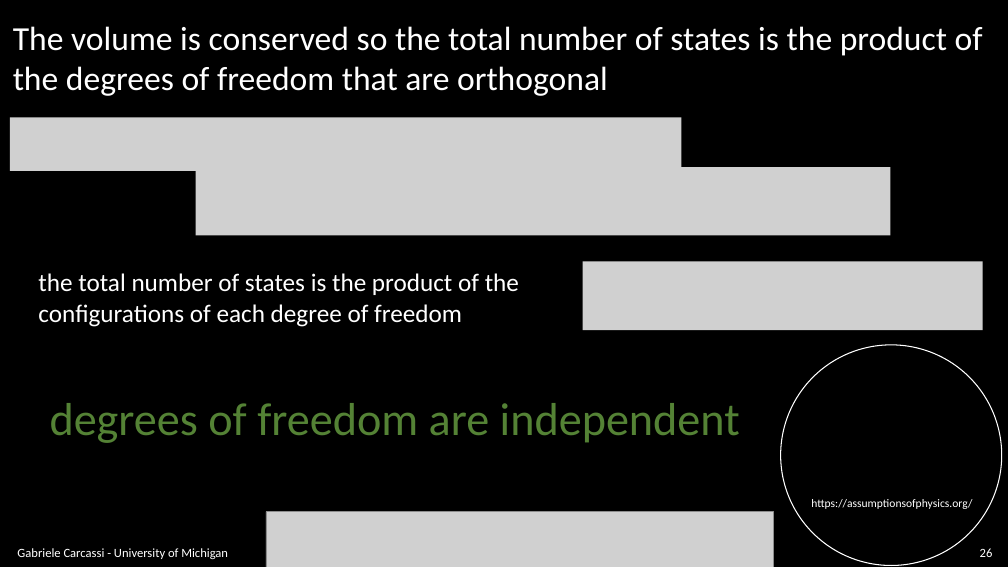
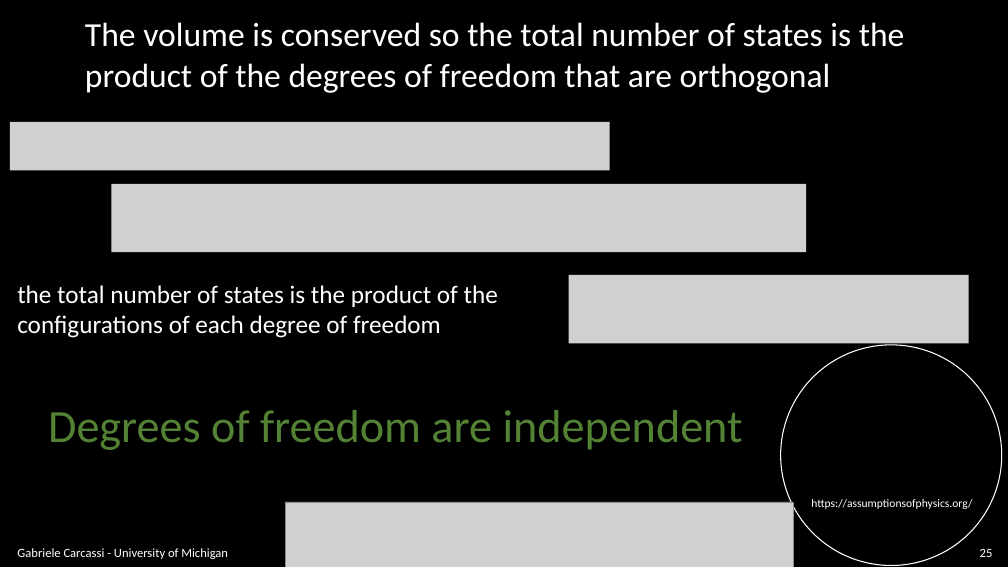
Before and after one commit to assumptionsofphysics/slides, a slide deck: slide 25 of BookCompanions-v2/RP-Class-4.pptx (slide 26 before the commit). Drawn at 1008x567 pixels with LibreOffice and Linux fonts; fonts in the diff are those of the drawing; grey boxes stand for pictures; background and template pictures are left out. Boxes give left, top, right and bottom in pixels: in the first picture for what was removed or moved away, otherwise in the second. Text is boxed around its words. In the diff, an @@ line names an element or a change of style, - is before the commit and + after.

```diff
--- a/BookCompanions-v2/RP-Class-4.pptx
+++ b/BookCompanions-v2/RP-Class-4.pptx
@@ text at (85, 22, 905, 93): spaces changed @@
-The volume is conserved so the total number of states is the product of
-the degrees of freedom that are orthogonal
+The volume is conserved so the total number of states is the
+product of the degrees of freedom that are orthogonal
@@ picture: place and size @@
-picture at (10, 117, 681, 171)
+picture at (10, 122, 609, 170)
@@ picture removed at (196, 167, 891, 235) @@
@@ picture added at (111, 184, 806, 252) @@
@@ text "the total number of states ...": place and size @@
-text "the total number of states ..." at (38, 273, 519, 327)
+text "the total number of states ..." at (17, 285, 498, 338)
@@ picture: place and size @@
-picture at (583, 262, 983, 330)
+picture at (569, 275, 969, 344)
@@ text at (48, 410, 743, 450): text changed @@
-degrees of freedom are independent
+Degrees of freedom are independent
@@ picture: place and size @@
-picture at (266, 512, 774, 567)
+picture at (285, 502, 793, 567)
@@ page number at (980, 549, 993, 557): text changed @@
-26
+25
```
Also in this commit, not shown: 15 other slides changed, 3 slides removed, 1 other file.
